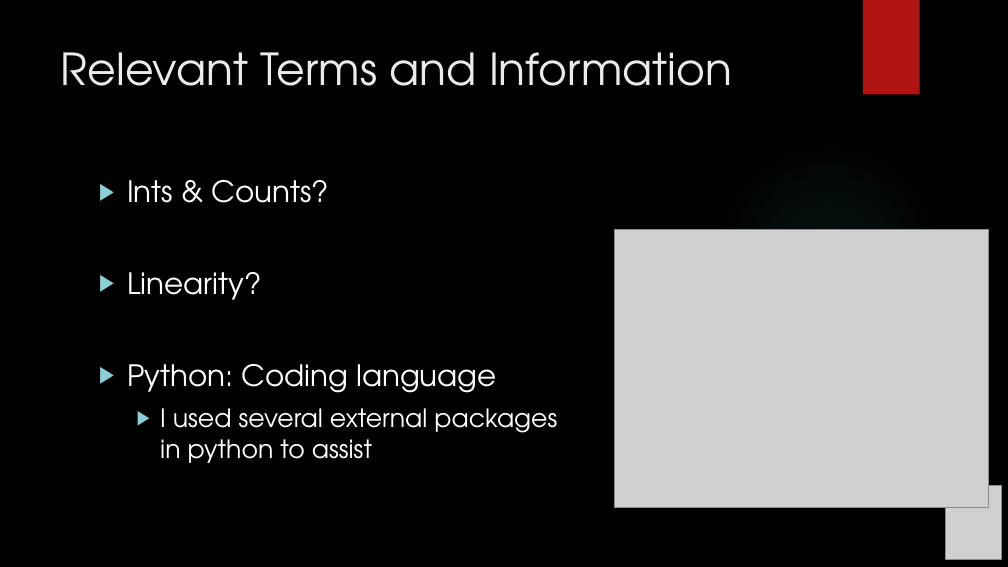
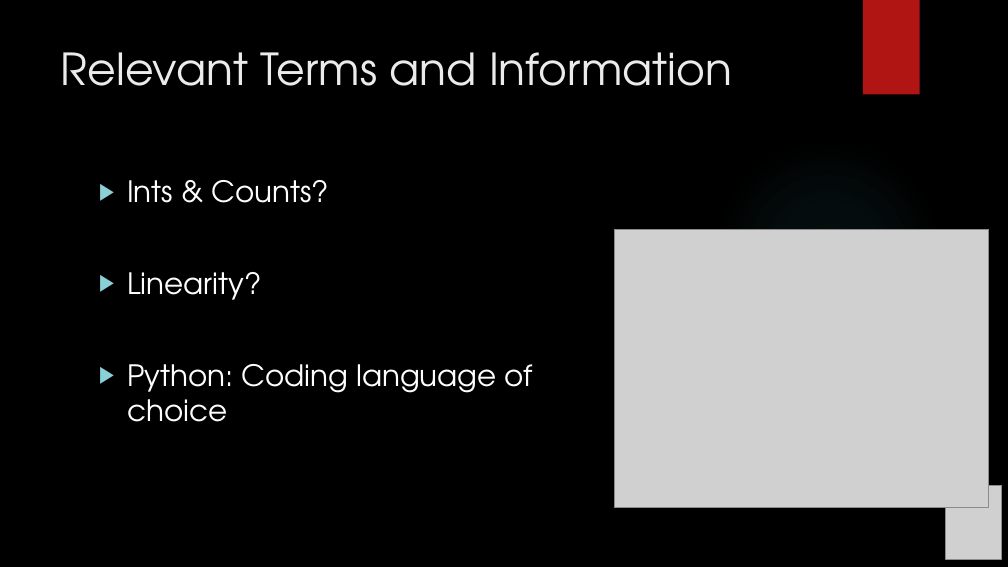
Before and after one commit to exoworlds/clio2016-2017, a slide deck: slide 5 of notes/symposium_presentation.pptx. Drawn at 1008x567 pixels with LibreOffice and Linux fonts; fonts in the diff are those of the drawing; grey boxes stand for pictures; background and template pictures are left out. Boxes give left, top, right and bottom in pixels: in the first picture for what was removed or moved away, otherwise in the second. Text is boxed around its words. In the diff, an @@ line names an element or a change of style, - is before the commit and + after.

```diff
--- a/notes/symposium_presentation.pptx
+++ b/notes/symposium_presentation.pptx
@@ text at [127, 364, 533, 422]: text changed; size 24 to 28 pt @@
-▶ Python: Coding language
-  ▶ I used several external packages in python to assist
+▶ Python: Coding language of choice
```
Also in this commit, not shown: 5 other slides changed, 1 other file.
